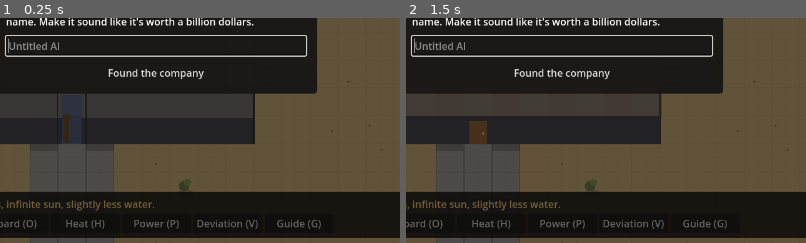
Above: before the commit, frames 1-2 (left to right).
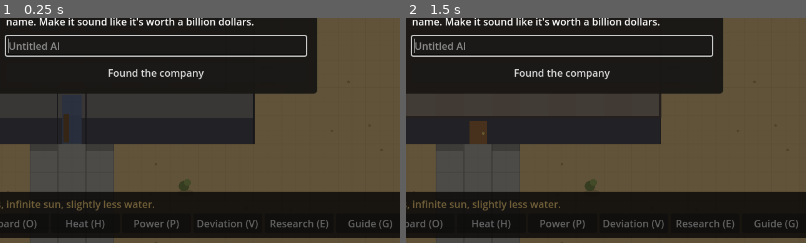
Above: after the commit, the same moments.

Repository: noahmvanderpol-source/AiTycoon
Game: Godot game, scene res://scenes/main.tscn
The game is run twice, just before and just after one commit, with the same random seed, the same clock (stepped at 60 frames per second) and the same inputs.
Inputs:
- Up to frame 1 (0.25 s): no input
- Up to frame 2 (1.5 s): click "||" at 0.5 s; click "1x" at 1.25 s
The pictures show only the part of the screen within x 30-80%, y 50-100%; the shares and areas given below are measured in that part.

The runs differ from the first frame. In frame 1, 0.4% of the frame differs, in the area x 67-98%, y 89-94%; in frame 2, 0.4%.

Commit message:
Add a research tree: Construction, Equipment, Computer Chips, Productivity
Research (E) panel. Researchers at desks make research points; each branch is a
chain of four nodes that unlock Build items or add percentage bonuses.

Co-Authored-By: Claude Opus 5.5 (1M context) <noreply@anthropic.com>
Claude-Session: https://claude.ai/code/session_012PX9jxKDYdR6j4v7sWrVLj

Diff:
--- a/scripts/main.gd
+++ b/scripts/main.gd
@@ -186,6 +186,52 @@
 	"Generators puff smog. It drifts. Technically that's the neighbours' air now.",
 ]
 
+# Research tree: four branches, each a short chain you research in order. Researchers at desks
+# make research points. A node can unlock Build menu items and/or add a percentage bonus.
+# Bonus keys: structure_discount, rack_discount, rack_heat, rack_power, cooling, compute, productivity.
+const RESEARCH_BRANCHES := [
+	{"id": "construction", "name": "Construction"},
+	{"id": "equipment", "name": "Equipment"},
+	{"id": "chips", "name": "Computer Chips"},
+	{"id": "productivity", "name": "Productivity"},
+]
+const RESEARCH := [
+	{"id": "prefab", "branch": "construction", "name": "Prefab Walls", "cost": 20, "structure_discount": 0.25,
+		"desc": "Floors, walls and doors 25% cheaper. Some assembly required. All of it, actually."},
+	{"id": "roofs", "branch": "construction", "name": "Load-Bearing Roofs", "cost": 45, "unlocks": ["solar"],
+		"desc": "Unlocks rooftop Solar Panels. The roof was not, technically, load-bearing before."},
+	{"id": "insulation", "branch": "construction", "name": "Spray Foam Insulation", "cost": 90, "rack_heat": -0.2,
+		"desc": "Racks heat rooms 20% less."},
+	{"id": "modular", "branch": "construction", "name": "Modular Datacenters", "cost": 160, "rack_discount": 0.2,
+		"desc": "Server Racks 20% cheaper. Shipped flat-pack, with an allen key."},
+	{"id": "diesel", "branch": "equipment", "name": "Diesel Know-How", "cost": 20, "unlocks": ["gen_diesel"],
+		"desc": "Unlocks the Diesel Generator."},
+	{"id": "hvac", "branch": "equipment", "name": "Industrial HVAC", "cost": 45, "cooling": 0.25,
+		"desc": "All coolers 25% stronger."},
+	{"id": "lithium", "branch": "equipment", "name": "Lithium Supply Deal", "cost": 90, "unlocks": ["battery", "gen_large"],
+		"desc": "Unlocks Batteries and the Large Diesel."},
+	{"id": "turbines", "branch": "equipment", "name": "Trailer Turbines", "cost": 160, "unlocks": ["power_plant"],
+		"desc": "Unlocks the Portable Power Plant."},
+	{"id": "overclock", "branch": "chips", "name": "Overclocking", "cost": 20, "compute": 0.15,
+		"desc": "Racks make 15% more compute. Warranty void."},
+	{"id": "silicon", "branch": "chips", "name": "Custom Silicon", "cost": 45, "compute": 0.25,
+		"desc": "Racks make 25% more compute."},
+	{"id": "lowpower", "branch": "chips", "name": "Low-Power Chips", "cost": 90, "rack_power": -0.25, "rack_heat": -0.15,
+		"desc": "Racks use 25% less power and give off 15% less heat."},
+	{"id": "wafer", "branch": "chips", "name": "Wafer-Scale Chips", "cost": 160, "compute": 0.4,
+		"desc": "Racks make 40% more compute. One chip, the size of a pizza."},
+	{"id": "snacks", "branch": "productivity", "name": "Free Snacks", "cost": 20, "productivity": 0.1,
+		"desc": "Staff 10% more productive."},
+	{"id": "standups", "branch": "productivity", "name": "Daily Standups", "cost": 45, "productivity": 0.1,
+		"desc": "Staff 10% more productive, net of the standups."},
+	{"id": "hustle", "branch": "productivity", "name": "Hustle Culture", "cost": 90, "productivity": 0.15,
+		"desc": "Staff 15% more productive. Sleep pods are a perk."},
+	{"id": "pto", "branch": "productivity", "name": "Unlimited PTO", "cost": 160, "productivity": 0.15,
+		"desc": "Staff 15% more productive. Nobody takes it."},
+]
+const RESEARCH_BASE := 1.0  # research points a day the founders scrape together on their own
+const RESEARCH_PER_WORKER := 1.0  # extra points a day per researcher at a desk
+
 var floor_tiles := {}  # Vector2i -> "carpet" / "concrete"
 var wall_tiles := {}  # Vector2i -> "wall" / "door"
 var objects := {}  # Vector2i -> "desk" / "rack" / "ficus"
@@ -261,6 +307,7 @@
 	{"id": "heat", "name": "Heat", "key": KEY_H, "tab": 3},
 	{"id": "power", "name": "Power", "key": KEY_P, "tab": 4},
 	{"id": "deviation", "name": "Deviation", "key": KEY_V, "tab": 5},
+	{"id": "research", "name": "Research", "key": KEY_E, "tab": 7},
 	{"id": "guide", "name": "Guide", "key": KEY_G, "tab": 6},
 ]
 var models_label: Label
@@ -292,6 +339,12 @@
 var gen_output := {}  # Vector2i -> kW a generator made last step
 var smog := PackedFloat32Array()  # pollution per tile, GRID_W * GRID_H
 var smog_today := 0.0
+var research_done := {}  # research id -> true
+var research_active := ""  # what the research points go towards
+var research_points := 0.0  # banked, spent when the active node is paid off
+var research_label: Label
+var research_bar: ProgressBar
+var research_buttons := {}  # research id -> Button
 var modal: Control  # the open pop-up, if any; the game pauses under it
 var modal_button: Button
 var _speed_before_modal := 1
@@ -452,6 +505,7 @@
 	_build_power_tab()
 	_build_deviation_tab()
 	_build_guide_tab()
+	_build_research_tab()
 
 	cost_label = Label.new()
 	cost_label.add_theme_color_override("font_outline_color", Color.BLACK)
@@ -472,6 +526,7 @@
 	["Heat (H)", "Racks heat the room they're in. Hot racks throttle and hot staff slow down. An AC Unit on the room's roof cancels out about 4 racks; a Window AC on a wall handles about one. Bigger rooms heat up slower. Rooms are tinted by temperature while the Heat panel is open."],
 	["Power (P)", "Racks, ACs and red-team rigs use power. The cheapest power runs first: solar, then the grid, then batte …(195 unchanged characters)…
 	["Deviation (V)", "Every rack adds Deviation, and training, cutting corners and smarter models raise the rate. Alignme …(246 unchanged characters)…
+	["Research (E)", "Researchers at desks make research points; the founders make a trickle on their own. Pick a project in each of four branches: Construction, Equipment, Computer Chips and Productivity. Each branch is researched in order. Projects unlock new things in Build or give a lasting bonus. Points keep banking while nothing is picked."],
 	["Speed", "Space pauses. The buttons top right run time at 1x, 2x or 4x. A quarter lasts 15 minutes at 1x. N mutes the music."],
 ]
 
@@ -493,6 +548,132 @@
 		col.add_child(h)
 		var body := _wrap_label(col)
 		body.text = section[1] + "\n"
+
+
+func _build_research_tab() -> void:
+	var box := _tab_box("Research")
+	research_label = _wrap_label(box)
+	research_bar = ProgressBar.new()
+	research_bar.custom_minimum_size.y = 16
+	research_bar.show_percentage = false
+	box.add_child(research_bar)
+	var scroll := ScrollContainer.new()
+	scroll.custom_minimum_size = Vector2(300, 400)
+	scroll.horizontal_scroll_mode = ScrollContainer.SCROLL_MODE_DISABLED
+	box.add_child(scroll)
+	var col := VBoxContainer.new()
+	col.size_flags_horizontal = Control.SIZE_EXPAND_FILL
+	scroll.add_child(col)
+	for br in RESEARCH_BRANCHES:
+		var h := Label.new()
+		h.text = br.name
+		h.add_theme_color_override("font_color", Color(1.0, 0.85, 0.5))
+		col.add_child(h)
+		for r in RESEARCH:
+			if r.branch != br.id:
+				continue
+			var b := Button.new()
+			b.toggle_mode = true
+			b.focus_mode = Control.FOCUS_NONE
+			b.alignment = HORIZONTAL_ALIGNMENT_LEFT
+			b.add_theme_font_size_override("font_size", 14)
+			b.tooltip_text = r.desc
+			b.pressed.connect(_pick_research.bind(r.id))
+			col.add_child(b)
+			research_buttons[r.id] = b
+
+
+func _update_research_tab() -> void:
+	var active := _research_by_id(research_active)
+	if active.is_empty():
+		research_label.text = "Research: +%.1f points a day\nBanked: %d\nNothing picked" % [_research_per_day(), int(research_points)]
+		research_bar.value = 0
+	else:
+		research_label.text = "Research: +%.1f points a day\n%s: %d / %d" % [
+			_research_per_day(), active.name, mini(int(research_points), active.cost), active.cost]
+		research_bar.value = 100.0 * minf(research_points / active.cost, 1.0)
+	for r in RESEARCH:
+		var b: Button = research_buttons[r.id]
+		if research_done.has(r.id):
+			b.text = "   %s   done" % r.name
+		else:
+			b.text = "   %s   %d pts" % [r.name, r.cost]
+		b.disabled = research_done.has(r.id) or not _research_open(r)
+		b.button_pressed = r.id == research_active
+
+
+func _research_by_id(id: String) -> Dictionary:
+	for r in RESEARCH:
+		if r.id == id:
+			return r
+	return {}
+
+
+# A node opens once the one before it in its branch is done.
+func _research_open(r: Dictionary) -> bool:
+	var prev := {}
+	for x in RESEARCH:
+		if x.id == r.id:
+			break
+		if x.branch == r.branch:
+			prev = x
+	return prev.is_empty() or research_done.has(prev.id)
+
+
+func _pick_research(id: String) -> void:
+	var r := _research_by_id(id)
+	if research_done.has(id) or not _research_open(r):
+		return
+	research_active = "" if research_active == id else id
+	_update_research_tab()
+
+
+func _research_per_day() -> float:
+	return RESEARCH_BASE + RESEARCH_PER_WORKER * _workforce("research")
+
+
+func _tick_research() -> void:
+	research_points += _research_per_day()
+	var r := _research_by_id(research_active)
+	if r.is_empty() or research_points < r.cost:
+		return
+	research_points -= r.cost
+	research_done[r.id] = true
+	research_active = ""
+	for x in RESEARCH:  # carry on down the same branch
+		if x.branch == r.branch and not research_done.has(x.id) and _research_open(x):
+			research_active = x.id
+			break
+	var keep := tool_index
+	_label_tools()
+	if _level_tools().has(keep):
+		_select_tool(keep)
+	_chet("Research done: %s. %s" % [r.name, r.desc])
+
+
+# Sum of one bonus over every finished research node, e.g. 0.4 for +40%.
+func _research_bonus(key: String) -> float:
+	var v := 0.0
+	for r in RESEARCH:
+		if research_done.has(r.id):
+			v += r.get(key, 0.0)
+	return v
+
+
+func _locked(tool_id: String) -> bool:
+	for r in RESEARCH:
+		if not research_done.has(r.id) and tool_id in r.get("unlocks", []):
+			return true
+	return false
+
+
+func _tool_cost(tool: Dictionary) -> int:
+	var mult := 1.0
+	if tool.get("cat", "") == "structure":
+		mult -= _research_bonus("structure_discount")
+	if tool.id == "rack":
+		mult -= _research_bonus("rack_discount")
+	return roundi(tool.cost * mult)
 
 
 func _tab_box(title: String) -> VBoxContainer:
@@ -839,7 +1020,7 @@
 	for i in TOOLS.size():
 		if TOOLS[i].id == "demolish":
 			continue
-		if TOOLS[i].cat == build_cat:
+		if TOOLS[i].cat == build_cat and not _locked(TOOLS[i].id):
 			out.append(i)
 	out.append(TOOLS.size() - 1)
 	return out
@@ -863,7 +1044,7 @@
 	for i in TOOLS.size():
 		var tool: Dictionary = TOOLS[i]
 		var key := "X" if tool.id == "demolish" else str(shown.find(i) + 1)
-		tool_buttons[i].text = "%s  %s" % [key, tool.name] if tool.cost == 0 else "%s  %s  %s" % [key, tool.name, _money(tool.cost)]
+		tool_buttons[i].text = "%s  %s" % [key, tool.name] if tool.cost == 0 else "%s  %s  %s" % [key, tool.name, _money(_tool_cost(tool))]
 		tool_buttons[i].visible = shown.has(i)
 	_select_tool(shown[0])
 
@@ -918,6 +1099,7 @@
 	_update_heat_tab()
 	_update_deviation_tab()
 	_update_power_tab()
+	_update_research_tab()
 
 
 func _num(v: int) -> String:
@@ -1147,7 +1329,7 @@
 			_demolish(t)
 		_after_build()
 		return
-	var cost: int = tool.cost * valid.size()
+	var cost: int = _tool_cost(tool) * valid.size()
 	if cost > money:
 		_chet("Bro, that's %s and we have %s. Maybe pitch some VCs first?" % [_money(cost), _money(money)])
 		return
@@ -1208,6 +1390,7 @@
 	_power_cost = 0.0
 	money -= _payroll() + power_bill
 	_tick_training()
+	_tick_research()
 	_tick_users()
 	_tick_rivals()
 	_tick_deviation()
@@ -1241,7 +1424,8 @@
 
 
 func _rack_output(t: Vector2i) -> float:
-	return clampf(1.0 - (_temp(t) - RACK_SAFE_TEMP) * RACK_THROTTLE, RACK_MIN_OUTPUT, 1.0) * power_ratio
+	return clampf(1.0 - (_temp(t) - RACK_SAFE_TEMP) * RACK_THROTTLE, RACK_MIN_OUTPUT, 1.0) * power_ratio \
+		* (1.0 + _research_bonus("compute"))
 
 
 # Compute is spent in this order: red-team rigs, then whatever the AI hides at 75%, then training.
@@ -1576,7 +1760,7 @@
 	for s in staff:
 		if s.working and s.job == job:
 			n += (1.0 if s.role == JOBS[job].role else 0.5) * s.productivity
-	return n
+	return n * (1.0 + _research_bonus("productivity"))
 
 
 # Where someone stands to use a desk or rack: a free walkable neighbor, front side first.
@@ -1641,7 +1825,7 @@
 # --- Power and pollution ----------------------------------------------------
 
 func _power_demand() -> float:
-	var kw := _racks() * RACK_KW
+	var kw := _racks() * RACK_KW * (1.0 + _research_bonus("rack_power"))
 	for c in _coolers():
 		var t: Vector2i = c[0]
 		if COOLERS.has(c[1]):
@@ -1761,11 +1945,11 @@
 	added.fill(0.0)
 	for t in objects:
 		if objects[t] == "rack" and room_of.has(t):
-			added[room_of[t]] += RACK_HEAT * power_ratio
+			added[room_of[t]] += RACK_HEAT * power_ratio * (1.0 + _research_bonus("rack_heat"))
 	for c in _coolers():
 		var t: Vector2i = c[0]
 		if COOLERS.has(c[1]) and room_of.has(t):
-			added[room_of[t]] -= COOLERS[c[1]].cooling * power_ratio
+			added[room_of[t]] -= COOLERS[c[1]].cooling * power_ratio * (1.0 + _research_bonus("cooling"))
 	for i in buildings.size():
 		var bld: Dictionary = buildings[i]
 		var v: float = bld.temp + added[i] / maxi(bld.area, 1)
@@ -1965,8 +2149,8 @@
 		cost_label.visible = false
 		return
 	var n := _drag_tiles().filter(func(t): return _can_place(tool.id, t)).size()
-	cost_label.text = _money(n * tool.cost)
-	cost_label.add_theme_color_override("font_color", Color(1, 0.4, 0.4) if n * tool.cost > money else Color.WHITE)
+	cost_label.text = _money(n * _tool_cost(tool))
+	cost_label.add_theme_color_override("font_color", Color(1, 0.4, 0.4) if n * _tool_cost(tool) > money else Color.WHITE)
 	cost_label.position = get_viewport().get_mouse_position() + Vector2(18, 10)
 	cost_label.visible = true
 
